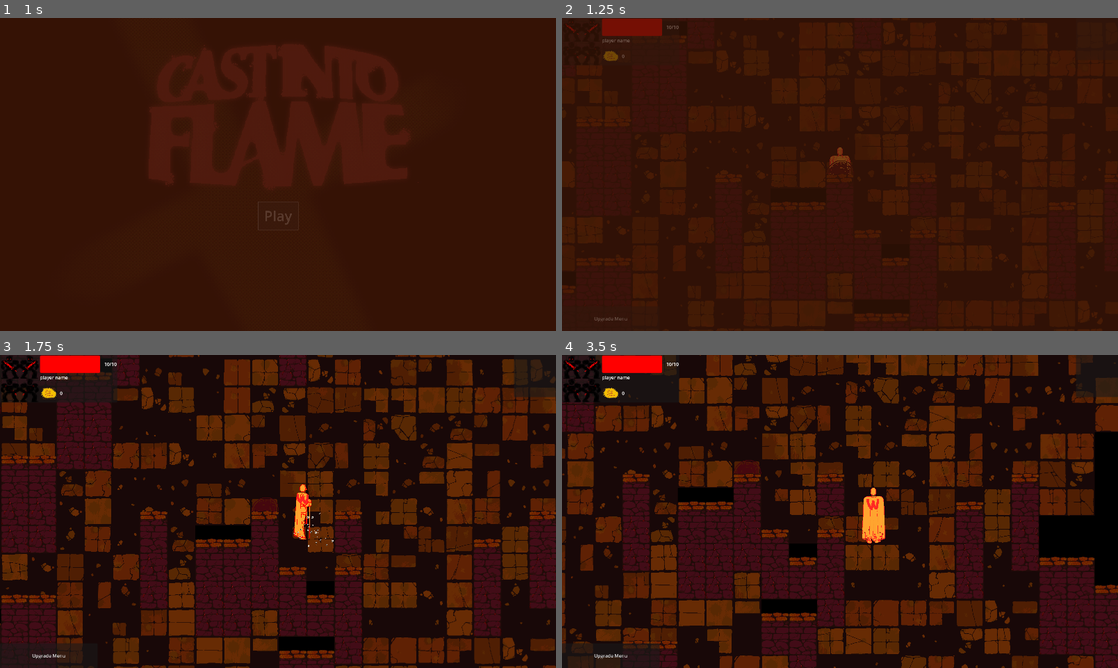
Above: before the commit, frames 1-4 (two rows, left to right).
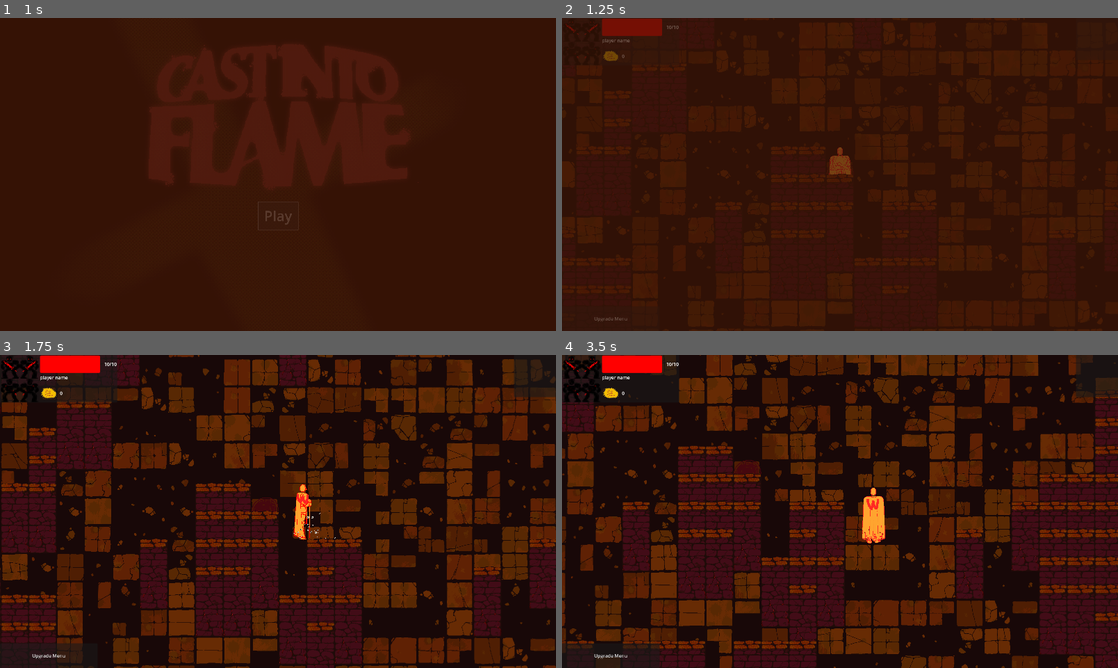
Above: after the commit, the same moments.

Repository: jible/capstone
Game: Godot game, scene res://scenes/testScenes/main_menu.tscn
Same seed, same stepped clock (60 frames per second), same inputs: the game is played once before the commit and once after it. The engine's default icon, where the game draws it, is replaced by a stand-in: a white triangle on a blue panel in a dark square.
Inputs (mouse positions are in pixels of both pictures, inside the frame that each line leads up to):
- Up to frame 1 (1 s): click "Play" at 0.5 s
- Up to frame 2 (1.25 s): no input
- Up to frame 3 (1.75 s): move the mouse to (400, 495) at 1.27 s; hold Right (right) from 1.28 s (still down); hold Space (attack) from 1.28 s (still down)
- Up to frame 4 (3.5 s): move the mouse to (728, 527) at 2.02 s; release Right (right) at 2.03 s; release Space (attack) at 2.03 s; hold Down (down) 2.03-2.78 s; tap Space (attack) at 2.1 s; move the mouse to (895, 442) at 2.77 s; hold Right (right) from 2.78 s (still down); hold Space (attack) from 2.78 s (still down)

Frame 1 is identical in both runs. In frame 2, 0.7% of the frame differs, in the area x 0-100%, y 2-97%; in frame 3, 7.8%; in frame 4, 12%, in the area x 0-100%, y 0-100%.

Commit message:
y sorting configured!
player can now walk in front of and behind tiles.

Walls fill in non populate environment

Diff:
--- a/scenes/level_generator.tscn
+++ b/scenes/level_generator.tscn
@@ -12,15 +12,22 @@
 texture = ExtResource("3_r8qfe")
 texture_region_size = Vector2i(120, 120)
 0:0/0 = 0
+0:0/0/z_index = 1
+0:0/0/y_sort_origin = -100
 0:0/0/physics_layer_0/polygon_0/points = PackedVector2Array(60, 60, -60, 60, -60, -60, 60, -60)
 1:0/0 = 0
 1:0/0/z_index = 1
+1:0/0/y_sort_origin = 20
 2:0/0 = 0
-2:0/0/z_index = 1
+2:0/0/z_index = 2
 1:1/0 = 0
+1:1/0/z_index = 1
+1:1/0/y_sort_origin = 100
 0:1/0 = 0
+0:1/0/z_index = 2
 2:1/0 = 0
-2:1/0/physics_layer_0/polygon_0/points = PackedVector2Array(-60, 60, -60, -60, 60, -60, 60, 60)
+2:1/0/z_index = 1
+2:1/0/y_sort_origin = 100
 
 [sub_resource type="TileSet" id="TileSet_0kjvg"]
 tile_size = Vector2i(120, 120)
@@ -34,6 +41,8 @@
 outlines = Array[PackedVector2Array]([PackedVector2Array(-1705, -1361, 9196, -1908, 12399, 9227, -1829, 9251)])
 
 [node name="Level Generator" type="Node2D" node_paths=PackedStringArray("nav_mesh_maker")]
+z_as_relative = false
+y_sort_enabled = true
 script = ExtResource("1_imcpr")
 enter = ExtResource("2_ci0jl")
 exit = ExtResource("3_8m6eb")
@@ -44,7 +53,21 @@
 rendering_quadrant_size = 120
 navigation_enabled = false
 
-[node name="Walls" type="TileMapLayer" parent="."]
+[node name="Wall Level 1" type="TileMapLayer" parent="."]
+z_as_relative = false
+y_sort_enabled = true
+tile_set = SubResource("TileSet_0kjvg")
+navigation_enabled = false
+
+[node name="Wall Level 2" type="TileMapLayer" parent="."]
+z_as_relative = false
+y_sort_enabled = true
+tile_set = SubResource("TileSet_0kjvg")
+navigation_enabled = false
+
+[node name="Ceiling" type="TileMapLayer" parent="."]
+z_index = 2
+z_as_relative = false
 tile_set = SubResource("TileSet_0kjvg")
 navigation_enabled = false
 
--- a/scenes/prefabs/player/player.tscn
+++ b/scenes/prefabs/player/player.tscn
@@ -596,7 +596,11 @@
 size = Vector2(121, 263)
 
 [node name="Player" type="CharacterBody2D" node_paths=PackedStringArray("mobility_manager", "state_machine", "hitbox", "hurtbox", "sprite_manager", "direction_manager", "health_manager", "pick_up", "speaker") groups=["Player"]]
-collision_mask = 67
+z_index = 1
+z_as_relative = false
+y_sort_enabled = true
+position = Vector2(0, -80)
+collision_mask = 65
 motion_mode = 1
 script = ExtResource("1_u3dna")
 mobility_manager = NodePath("Mobility Manager")
--- a/scenes/prefabs/scene_config_package.tscn
+++ b/scenes/prefabs/scene_config_package.tscn
@@ -8,6 +8,8 @@
 [ext_resource type="PackedScene" uid="uid://dfvsgbamdsiep" path="res://scenes/prefabs/ui_elements/HUD.tscn" id="6_14c2j"]
 
 [node name="Scene Config Package" type="Node2D" node_paths=PackedStringArray("level_generator", "camera", "player")]
+z_as_relative = false
+y_sort_enabled = true
 script = ExtResource("1_qcfrr")
 level_generator = NodePath("Level Generator")
 camera = NodePath("Custom Camera")
--- a/scripts/level_generator.gd
+++ b/scripts/level_generator.gd
@@ -38,7 +38,10 @@
 		world_seed = randi()
 	layers = {
 		"environment":$Environment,
-		"walls": $Walls,
+		"wall1": $"Wall Level 1",
+		"wall2": $"Wall Level 2",
+		"ceiling": $"Ceiling",
+
 	}
 	tile_size = layers["environment"].tile_set.tile_size
 
@@ -108,8 +111,9 @@
 			if map.get_tile(pos).type == null:
 				layers["environment"].set_cell(pos, 0, Vector2i(9, 9))
 
-			if map.get_tile(pos).type == null && check_wall.y < map.size.y && map.get_tile(check_wall).type == "floor":
-				layers["walls"].set_cell(Vector2(x,y), 0, Vector2i(0,0))
-				layers["walls"].set_cell(Vector2(x,y - 1), 0, Vector2i(0,0))
-				layers["walls"].set_cell(Vector2(x,y - 2), 0, Vector2i(1,0))
-				layers["walls"].set_cell(Vector2(x,y - 3), 0, Vector2i(2,0))
+			if map.get_tile(pos).type == null:
+				layers["wall1"].set_cell(Vector2(x,y), 0, Vector2i(0,0))
+				if y - 1 >= 0:
+					layers["wall2"].set_cell(Vector2(x,y - 1), 0, Vector2i(1,0))
+				if y -2 >= 0:
+					layers["ceiling"].set_cell(Vector2(x,y - 2), 0, Vector2i(2,0))
